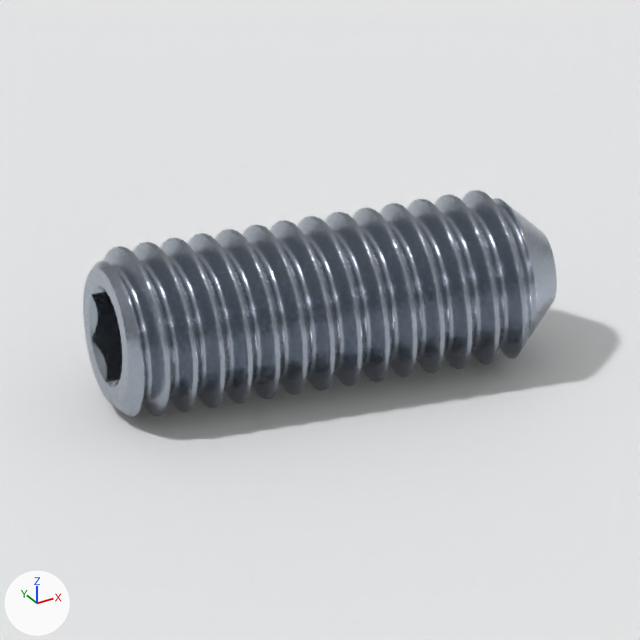
A saved change to the Blender file navigation_oobb/hardware/screw/grub/hex_head/stainless_steel/m3_diameter/8_mm_length/three_d_model/studio.blend.
The view is the same before and after, from the file's camera 'product camera'. Lighting does not change. The marker at lower left points along +X, +Y and +Z. The first picture is the older version.

Objects in the first picture: 'product full', 'product seamless floor'.
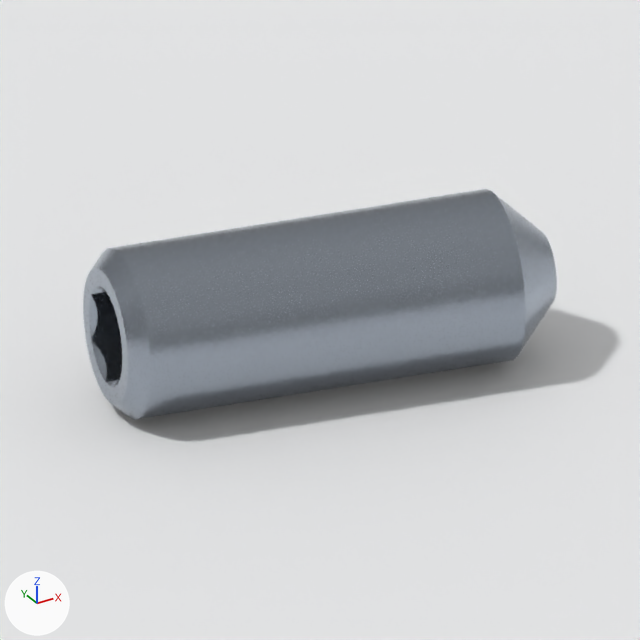
The change, as JSON lines over the scene's bpy script:
```json
{"op": "add", "block": "ob_product_full", "code": "ob_product_full.hide_viewport = True"}
{"op": "remove", "block": "ob_product_display", "code": "ob_product_display.hide_viewport = True"}
```

Pixel boxes [x1, y1, x2, y2] of what changed, in the pictures (640 x 640 px):
```json
{"object": "product display", "change": "shown", "after": [83, 189, 557, 420]}
{"object": "product full", "change": "hidden", "before": [83, 190, 557, 418]}
```
